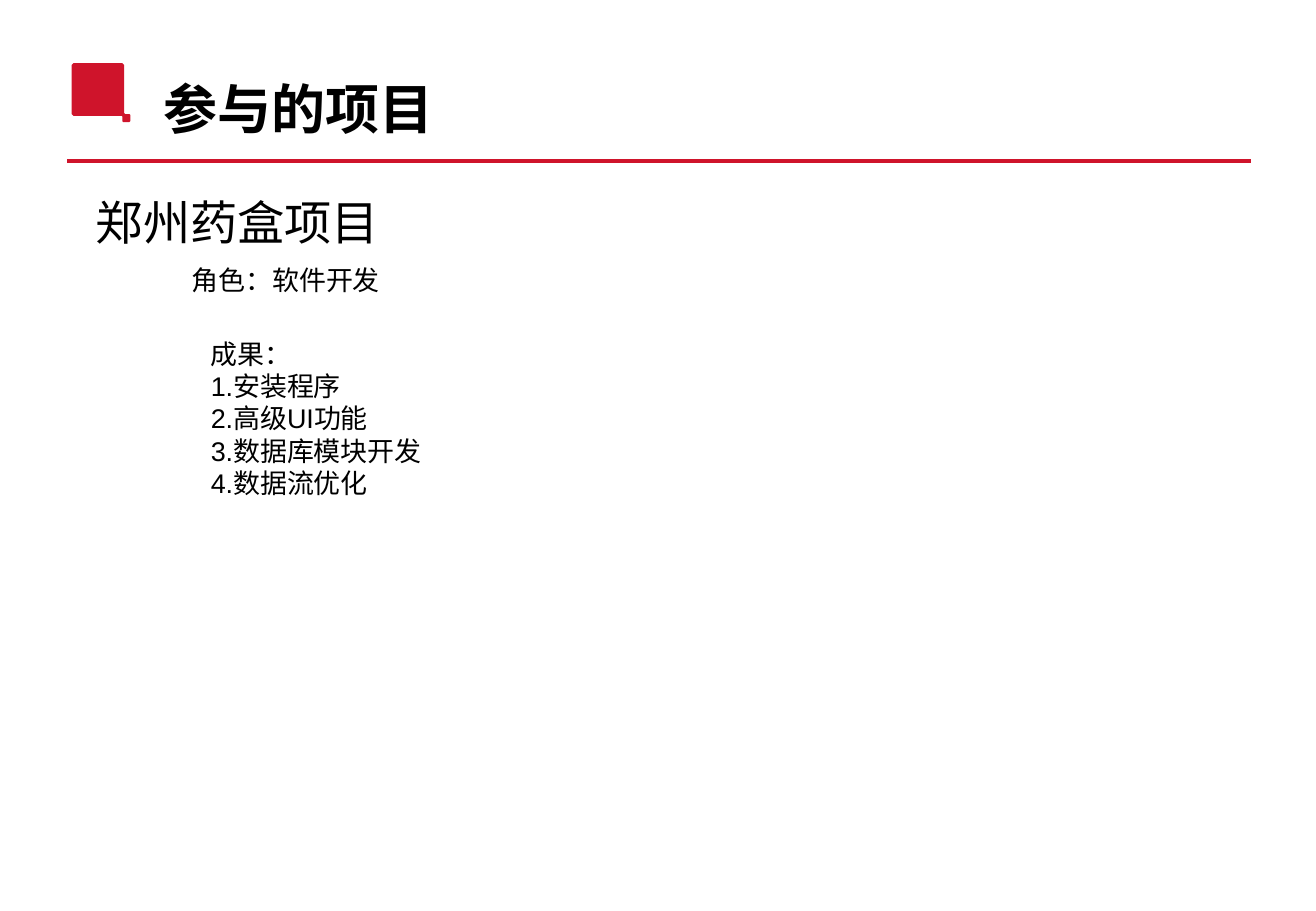
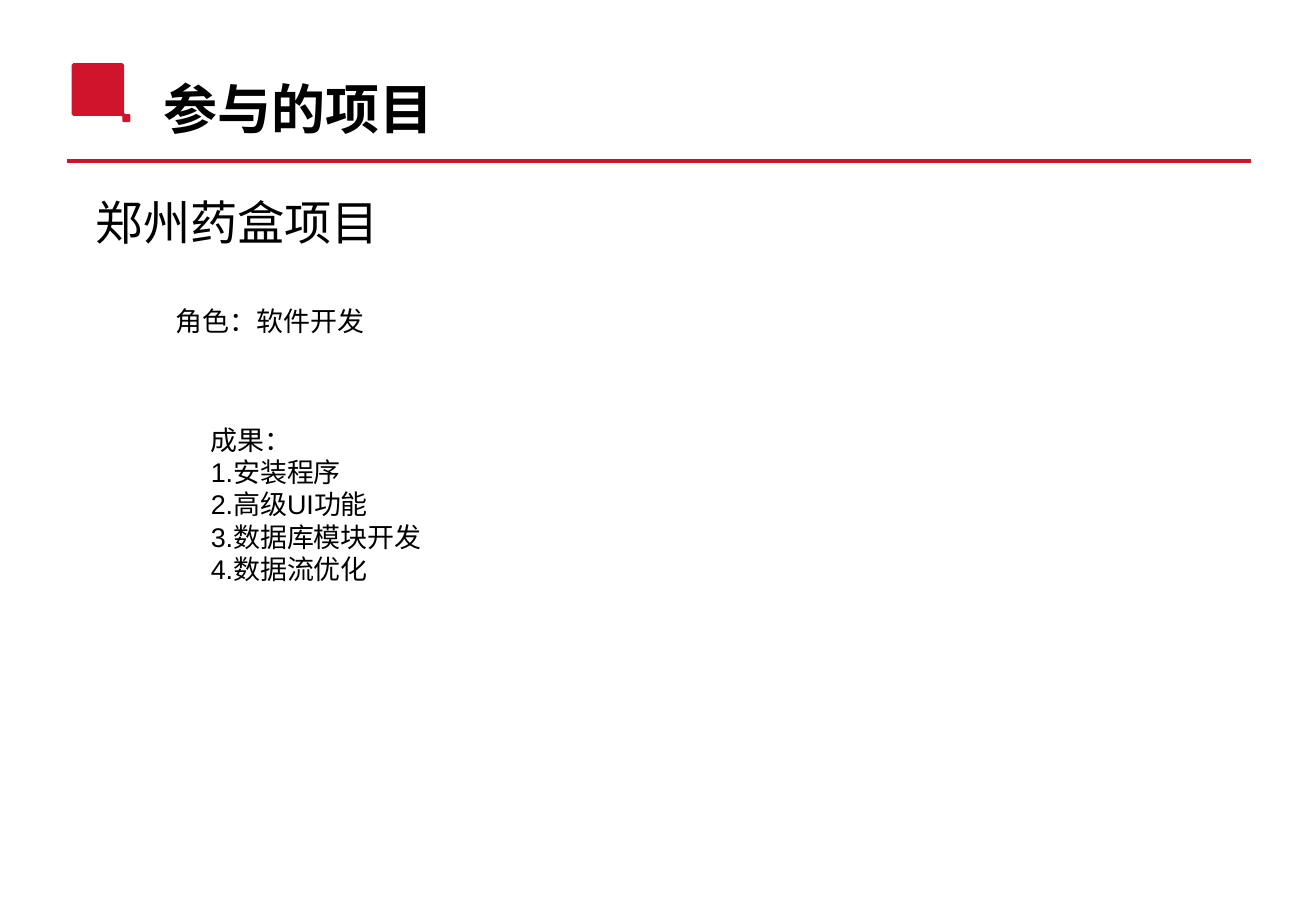
Before and after one commit to boyuanH/MyDocs, a slide deck: slide 4 of MyWorks/升职/Promotion.pptx. Drawn at 1316x911 pixels with LibreOffice and Linux fonts; fonts in the diff are those of the drawing; background and template pictures are left out. Boxes give left, top, right and bottom in pixels: in the first picture for what was removed or moved away, otherwise in the second. Text is boxed around its words. In the diff, an @@ line names an element or a change of style, - is before the commit and + after.

```diff
--- a/MyWorks/升职/Promotion.pptx
+++ b/MyWorks/升职/Promotion.pptx
@@ text "角色：软件开发" moved from (x1=192, y1=267, x2=380, y2=293) to (x1=176, y1=308, x2=364, y2=334) @@
@@ text "成果：" moved from (x1=211, y1=341, x2=422, y2=496) to (x1=211, y1=427, x2=422, y2=582) @@
```
Also in this commit, not shown: 3 other slides changed, 1 slide added, 2 slides removed, 1 other file.
